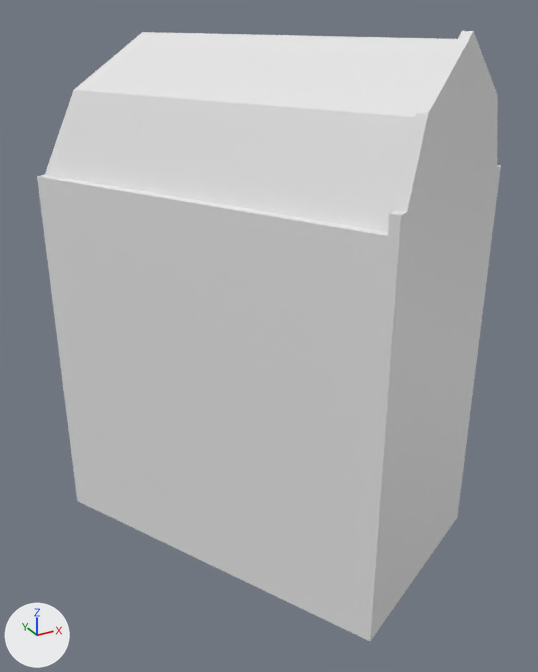
The FBX model Assets/Models/Grote_Kattenburgerstraat_16.fbx as it was, and as the next commit left it.
Before and after are seen from a 50 mm lens placed at (-38.0, -234.38, 15.16), pointed at (-28.4, -216.92, 6.43). The lights are fixed; the arrows at lower left show +X, +Y and +Z. The older version comes first. Where no turn or scale is listed for an object, it has been applied to the vertices.

The first picture shows 'Grote_Kattenburgerstraat_16_roof', 'Grote_Kattenburgerstraat_16_walls'.
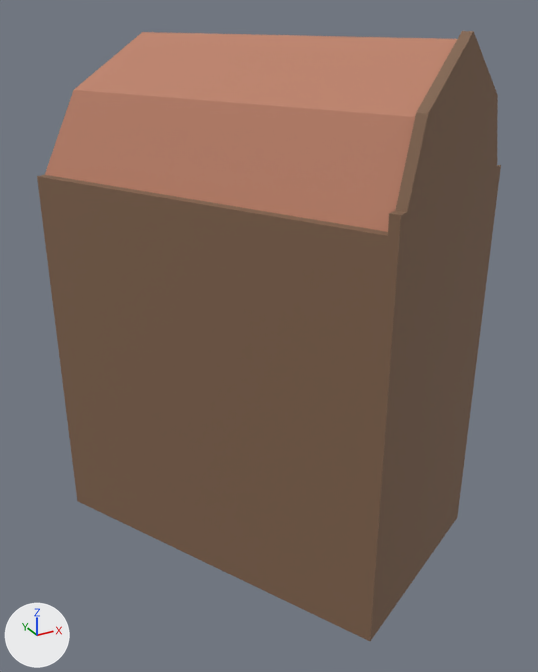
The change, as a diff of the scene's bpy script:
```diff
--- a/Assets/Models/Grote_Kattenburgerstraat_16.fbx.py
+++ b/Assets/Models/Grote_Kattenburgerstraat_16.fbx.py
@@ mat_wall @@
+mat_wall = principled_material('wall')
+mat_wall.base_color = (0.22, 0.127, 0.0753)  # brown #81644e
+mat_wall.roughness = 0.797
@@ mat_roof @@
+mat_roof = principled_material('roof')
+mat_roof.base_color = (0.507, 0.219, 0.139)  # brown #bd8168
+mat_roof.roughness = 0.794
@@ me_cube_065 @@
 me_cube_065.from_pydata(...)  # 50 vertices, 48 faces; spans x -3.47..6.87, y -9.2..3.26, z -1.25..2.57
 # used by ob_grote_kattenburgerstraat_16_roof; location = (-29.91, -213.59, 12.15)
+# me_cube_065 part 1: all 12 faces centred in x -2.15..4.0, y -4.09..2.54, z -1.05..1.7 switch from no material to mat_roof (brown #bd8168)
+# me_cube_065 part 2: all 36 faces centred in x 1.25..6.81, y -9.15..-6.13, z -1.25..1.83 switch from no material to mat_wall (brown #81644e)
@@ me_cube_059 @@
 me_cube_059.from_pydata(...)  # 8 vertices, 6 faces; spans x -6.48..4.11, y -10.58..2.0, z 0.0..10.9
+me_cube_059.materials.append(mat_wall)  # brown #81644e
```

What differs and where, as boxes (x1, y1, x2, y2) in the pictures (538 x 672 px):
'Grote_Kattenburgerstraat_16_walls', recoloured (white to brown): (37, 175, 499, 641) in both
part 1 of me_cube_065, recoloured (white to brown): (45, 32, 457, 232) in both
part 2 of me_cube_065, recoloured (white to brown): (388, 31, 501, 238) in both
